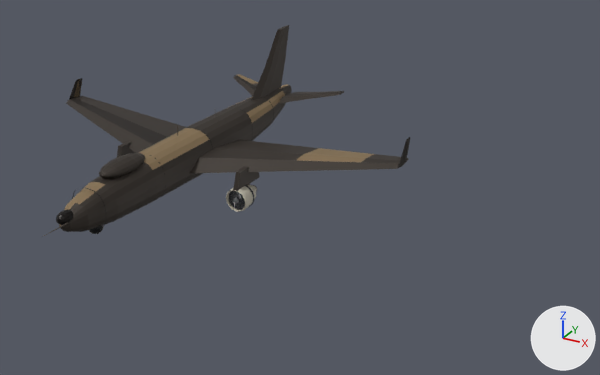
The glTF model public/models/jet.glb, before and after one commit.
Before and after are seen from a 50 mm lens placed at (37.1, -50.0, 23.8), pointed at (8.5, 1.8, -2.1). The lights are fixed; the arrows at lower right show +X, +Y and +Z. The picture after the commit comes second.

The first picture shows 'Jet_Body', 'Jet_EngineR'.
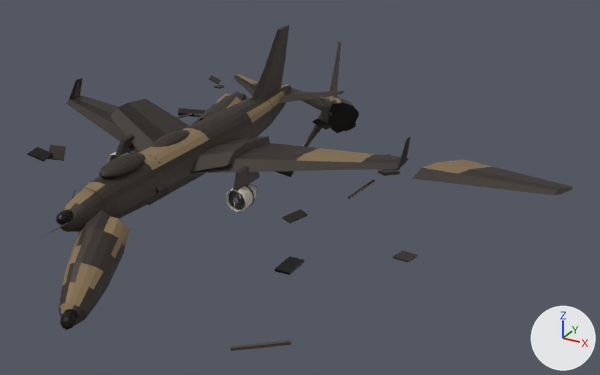
The change, as a diff of the scene's bpy script:
```diff
--- a/public/models/jet.glb.py
+++ b/public/models/jet.glb.py
@@ me_jet_wreck @@
+me_jet_wreck.from_pydata(...)  # 2139 vertices, 3912 faces; spans x -13.7..27.6, y -19.6..22.7, z -6.3..4.5
+me_jet_wreck.materials.append(mat_jethull)  # dark grey #3a332d
+me_jet_wreck.materials.append(mat_jetsand)  # brown #8a7556
+me_jet_wreck.materials.append(mat_jetdark)  # black #15110f
+me_jet_wreck.materials.append(mat_jetsteel)  # brown #6a6158
+me_jet_wreck.materials.append(mat_jetflap)  # black #2a2420
+me_jet_wreck.materials.append(mat_paint)  # grey #bdb8a8
+me_jet_wreck.materials.append(mat_dark)  # dark grey #3d3f43
+me_jet_wreck.materials.append(mat_steel)  # grey #8d8f91
+me_jet_wreck.materials.append(mat_blade)  # grey #a3a4a6
+me_jet_wreck.materials.append(mat_burnt)  # brown #5b4a3e
+me_jet_wreck.materials.append(mat_jetglass)  # black #0c0d10
@@ ob_jet_wreck @@
+ob_jet_wreck = bpy.data.objects.new('Jet_Wreck', me_jet_wreck)
+ob_jet_wreck.location = (0.0, 0.0, 0.0)
```

Location of each change, [x1, y1, x2, y2] in pixels of the pictures (600 x 375 px):
'Jet_Wreck', added: after [27, 41, 573, 351]
    faces in mat_jethull (dark grey #3a332d): [48, 41, 573, 330]
    faces in mat_jetsand (brown #8a7556): [60, 93, 492, 314]
    faces in mat_jetdark (black #15110f): [27, 102, 359, 331]
    faces in mat_jetflap (black #2a2420): [118, 103, 331, 223]
    faces in mat_jetsteel (brown #6a6158): [178, 114, 375, 351]
